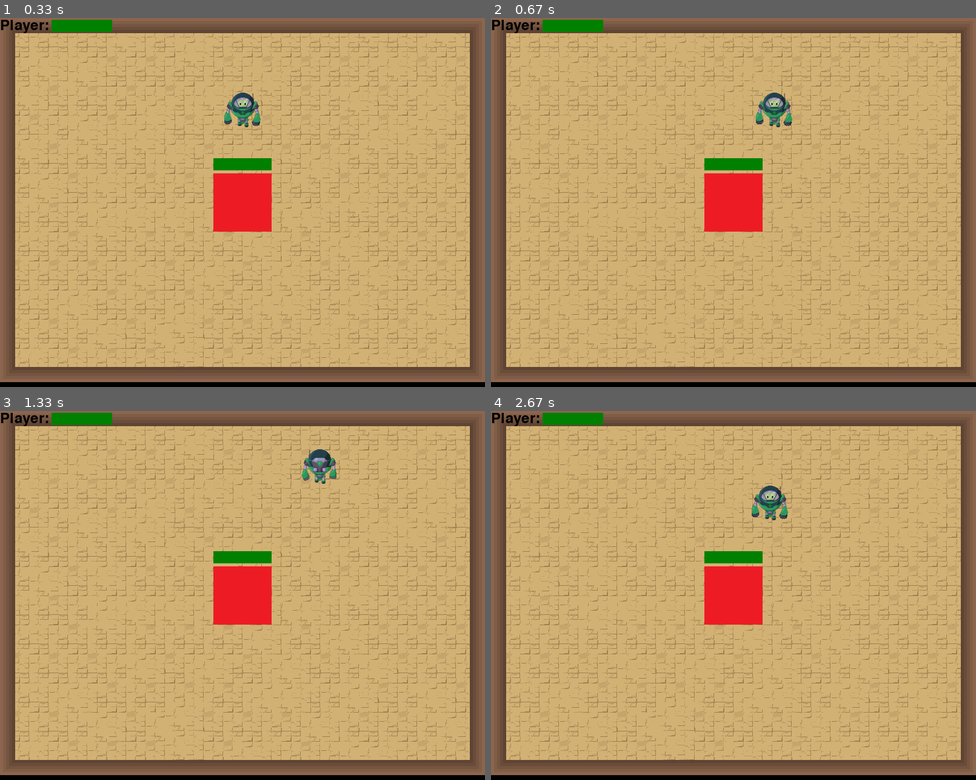
Above: before the commit, frames 1-4 (two rows, left to right).
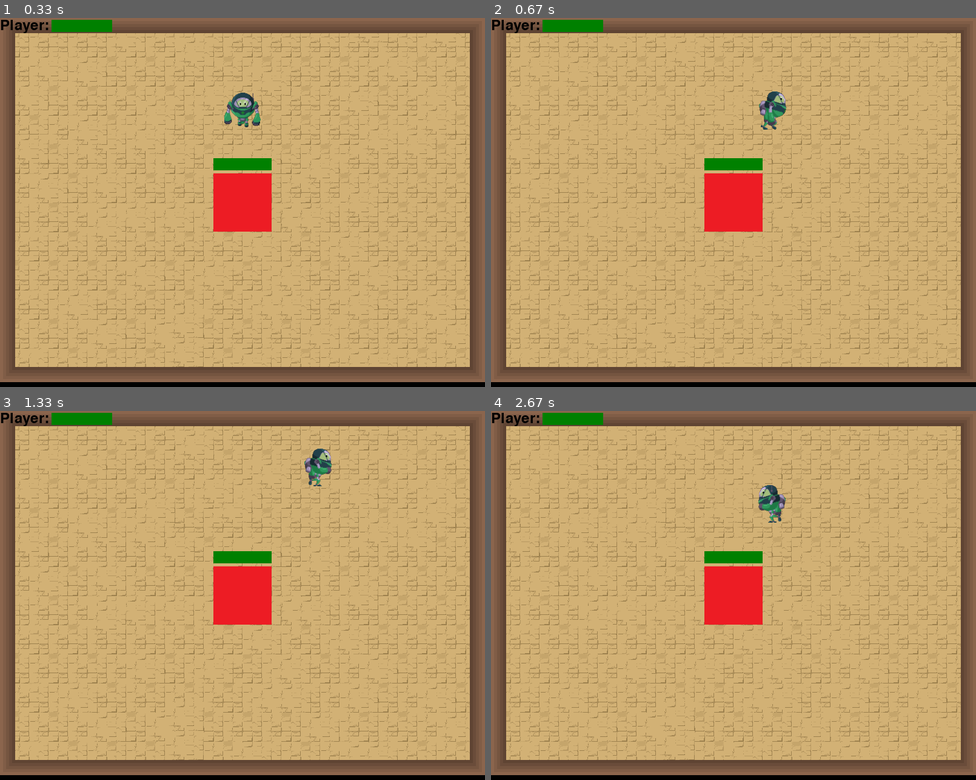
Above: after the commit, the same moments.

Repository: CodaKids/coda-kids
Game: pygame game, started from project-solutions/level-6/BossBattle.py
The game is run twice, just before and just after one commit, with the same random seed, the same clock (stepped at 60 frames per second) and the same inputs.
Inputs:
- Up to frame 1 (0.33 s): no input
- Up to frame 2 (0.67 s): hold Right from 0.33 s (still down)
- Up to frame 3 (1.33 s): release Right at 0.8 s; hold Up 0.83-1.13 s; hold Right from 1.17 s (still down)
- Up to frame 4 (2.67 s): release Right at 1.63 s; hold Left 1.67-2.2 s; hold Down 2.23-2.53 s; hold Left from 2.57 s (still down)

Frame 1 is identical in both runs. In frame 2, 0.5% of the frame differs, in the area x 54-63%, y 19-31%; in frame 3, 0.4%; in frame 4, 0.5%.

Commit message:
Fixed walking animations for all directions

Diff:
--- a/project-solutions/level-6/init.py
+++ b/project-solutions/level-6/init.py
@@ -450,6 +450,66 @@
             loc.x -= obj.get_rect().width / 2
         screen.blit(obj, loc)
 
+class Animator:
+    def __init__(self, sheet, duration_seconds):
+        self.sheet = sheet
+        self.frame_num = 0
+
+        self.frame_time = 0.0
+
+        self.playing = True
+        self.playspeed = 1.0
+        self.looping = True
+
+        self.reset()
+        self.set_duration(duration_seconds)
+
+    def set_duration(self, duration_seconds):
+        self.duration = duration_seconds
+        self.transition = self.duration / self.num_frames
+
+    def use_anim(self, sheet):
+        self.sheet = sheet
+        self.reset()
+
+    def reset(self):
+        self.frame_num = 0
+        self.current = self.sheet.image_at(self.frame_num)
+        self.frame_time = 0
+        self.num_frames = self.sheet.num_frames()
+
+    def play(self, playspeed=1.0):
+        self.playspeed = playspeed
+        self.reset()
+        self.unpause()
+
+    def pause(self):
+        self.playing = False
+
+    def unpause(self):
+        self.playing = True
+
+    def update(self, dt):
+        dt = dt * self.playspeed
+
+        if self.playing:
+            self.frame_time += dt
+
+            if self.frame_time >= self.transition:
+                self.frame_time -= self.transition
+                self.frame_num += 1
+
+                if self.looping:
+                    self.frame_num %= self.num_frames
+
+                self.current = self.sheet.image_at(self.frame_num)
+
+                if self.frame_num >= self.num_frames:
+                    self.playing = False
+
+    def surface(self):
+        return self.current.surface()
+
 #============================================================
 #PART 3: SETUP FOR THE BOSS BATTLE GAME
 Manager = Machine()
@@ -475,9 +535,13 @@
     """Modifiable data"""
     tilesheet = SpriteSheet("assets/tileset.png", (32, 32))
     player_walk_forward_sheet = SpriteSheet("assets/paul_front_run_12fps.png", (64, 64))
+    walk_forward = Animator(player_walk_forward_sheet, 1)
     player_walk_backward_sheet = SpriteSheet("assets/paul_back_run_12fps.png", (64, 64))
+    walk_backward = Animator(player_walk_backward_sheet, 1)
     player_walk_left_sheet = SpriteSheet("assets/paul_side_run_left_12fps.png", (64, 64))
+    walk_left = Animator(player_walk_left_sheet, 1)
     player_walk_right_sheet = SpriteSheet("assets/paul_side_run_right_12fps.png", (64, 64))
+    walk_right = Animator(player_walk_right_sheet, 1)
     tilemap = []
     floors = []
     walls = []
@@ -499,8 +563,6 @@
     player_text = TextObject(BLACK, 24, "Player: ")
     player_hitbox = Object(PROJECTILE_IMAGE)
     index = 0
-    # boss_logic = Machine()
-    # player_logic = Machine()
 
 MY = Data()
 
@@ -580,33 +642,10 @@
         MY.player.sprite = PLAYER_ATTACK_3_IMAGE
 
 def player_move_update(delta_time):
-    timer = CountdownTimer(0.1)
-    index = 0
-    offset = 0
-
     moving = (key_held_down(pygame.K_RIGHT) or key_held_down(pygame.K_LEFT) or
               key_held_down(pygame.K_DOWN) or key_held_down(pygame.K_UP))
 
-    if key_held_down(pygame.K_UP):
-        MY.player.location.y -= 200 * delta_time
-        MY.player_dir = UP
-        offset = 0
-    elif key_held_down(pygame.K_DOWN):
-        MY.player.location.y += 200 * delta_time
-        MY.player_dir = DOWN
-        offset = 6
-    if key_held_down(pygame.K_LEFT):
-        MY.player.location.x -= 200 * delta_time
-        MY.player_dir = LEFT
-        offset = 4
-    elif key_held_down(pygame.K_RIGHT):
-        MY.player.location.x += 200 * delta_time
-        MY.player_dir = RIGHT
-        offset = 2
-
-    if moving and timer.tick(delta_time):
-        index = (index + 1) % 2
-    elif not moving:
+    if not moving:
         if MY.player_dir == UP:
             MY.player.sprite = MY.player_walk_backward_sheet.image_at(2)
         elif MY.player_dir == DOWN:
@@ -616,7 +655,22 @@
         elif MY.player_dir == RIGHT:
             MY.player.sprite = MY.player_walk_right_sheet.image_at(2)
 
-    # MY.player.sprite = MY.player_sheet.image_at(state.index + state.offset)
+    if key_held_down(pygame.K_UP):
+        MY.player.location.y -= 200 * delta_time
+        MY.player_dir = UP
+        MY.player.sprite = MY.walk_backward
+    elif key_held_down(pygame.K_DOWN):
+        MY.player.location.y += 200 * delta_time
+        MY.player_dir = DOWN
+        MY.player.sprite = MY.walk_forward
+    if key_held_down(pygame.K_LEFT):
+        MY.player.location.x -= 200 * delta_time
+        MY.player_dir = LEFT
+        MY.player.sprite = MY.walk_left
+    elif key_held_down(pygame.K_RIGHT):
+        MY.player.location.x += 200 * delta_time
+        MY.player_dir = RIGHT
+        MY.player.sprite = MY.walk_right
 
 def initialize(window):
     MY.player.location = (window.x / 2, window.y / 4)
